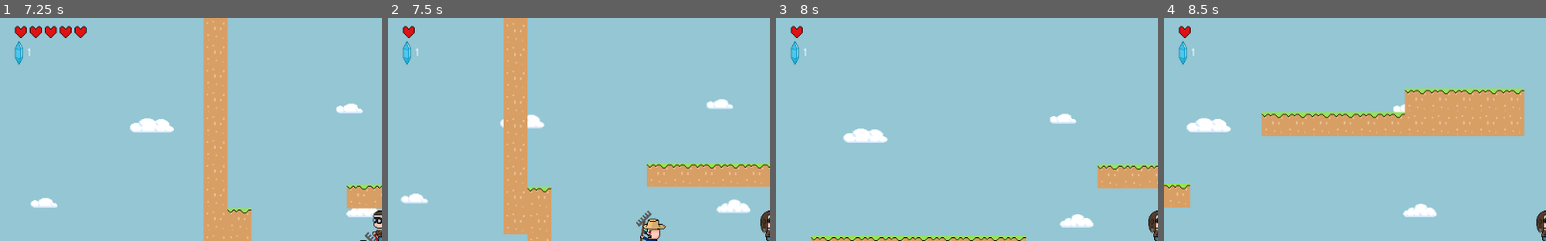
Above: before the commit, frames 1-4 (left to right).
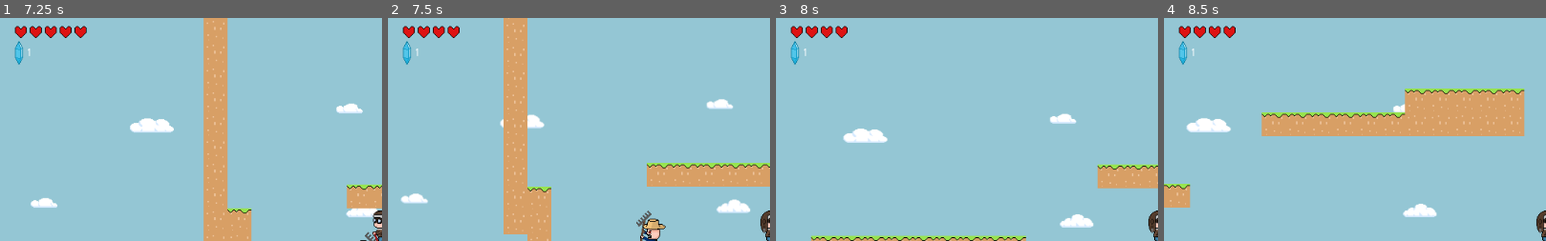
Above: after the commit, the same moments.

Repository: Tiggles/Github-Gameoff-2019
Game: Godot game, scene res://Main.tscn
Same seed, same stepped clock (60 frames per second), same inputs: the game is played once before the commit and once after it.
Inputs:
- Up to frame 1 (7.25 s): hold Right (ui_right) 0.53-2.03 s; hold Left (ui_left) 2.03-2.78 s; hold Right (ui_right) 2.78-4.28 s; hold Left (ui_left) 4.28-5.03 s; hold Right (ui_right) 5.03-5.78 s; hold Left (ui_left) from 5.78 s (still down)
- Up to frame 2 (7.5 s): release Left (ui_left) at 7.28 s; hold Right (ui_right) from 7.28 s (still down)
- Up to frame 3 (8 s): keep holding Right (ui_right)
- Up to frame 4 (8.5 s): keep holding Right (ui_right)
The pictures show only the part of the screen within x 0-50%, y 1-51%; the shares and areas given below are measured in that part.

Frame 1 is identical in both runs. In frame 2, 0.4% of the frame differs, in the area x 7-19%, y 3-9%; in frame 3, 0.4%; in frame 4, 0.4%.

Commit message:
fixed health update when taken damage

Diff:
--- a/GGGG/EnemyFarmer.gd
+++ b/GGGG/EnemyFarmer.gd
@@ -1,4 +1,6 @@
 extends KinematicBody2D
+
+class_name EnemyFarmer
 
 export var speed = 10
 var speed_factor = 100
--- a/GGGG/Main.gd
+++ b/GGGG/Main.gd
@@ -3,8 +3,7 @@
 class_name Main
 
 onready var hud = $CanvasLayer/HUD
-onready var gems = $Gems
-onready var player = $Player
+
 
 func _ready():
 	hud.update_life($Player.health)
--- a/GGGG/Main.tscn
+++ b/GGGG/Main.tscn
@@ -117,5 +117,5 @@
 __meta__ = {
 "_edit_lock_": true
 }
-[connection signal="damage_taken" from="Player" to="." method="_on_Player_damage_taken" binds= [ 1 ]]
+[connection signal="damage_taken" from="Player" to="." method="_on_Player_damage_taken"]
 [connection signal="gem_collected" from="Player" to="." method="_on_Player_gem_collected"]
--- a/GGGG/Player.gd
+++ b/GGGG/Player.gd
@@ -100,11 +100,12 @@
 		# e.g. going by masks instead? Or connecting? Groups?
 		match collision.collider.name:
 			"EnemyFarmer":
-				health -= 1
-				can_take_damage = false
-				$DamageCountDown.start(-1)
-				emit_signal("damage_taken")
-				# Handle if enemy to left, throw player right and vice versa
+				if can_take_damage and health > 0:
+					health -= 1
+					$DamageCountDown.start(-1)
+					emit_signal("damage_taken", health)
+					can_take_damage = false
+
 
 func collected_gem():
 	gem_count += 1
--- a/GGGG/project.godot
+++ b/GGGG/project.godot
@@ -9,6 +9,11 @@
 config_version=4
 
 _global_script_classes=[ {
+"base": "KinematicBody2D",
+"class": "EnemyFarmer",
+"language": "GDScript",
+"path": "res://EnemyFarmer.gd"
+}, {
 "base": "Area2D",
 "class": "Gem",
 "language": "GDScript",
@@ -25,6 +30,7 @@
 "path": "res://Player.gd"
 } ]
 _global_script_class_icons={
+"EnemyFarmer": "",
 "Gem": "",
 "Main": "",
 "Player": ""
